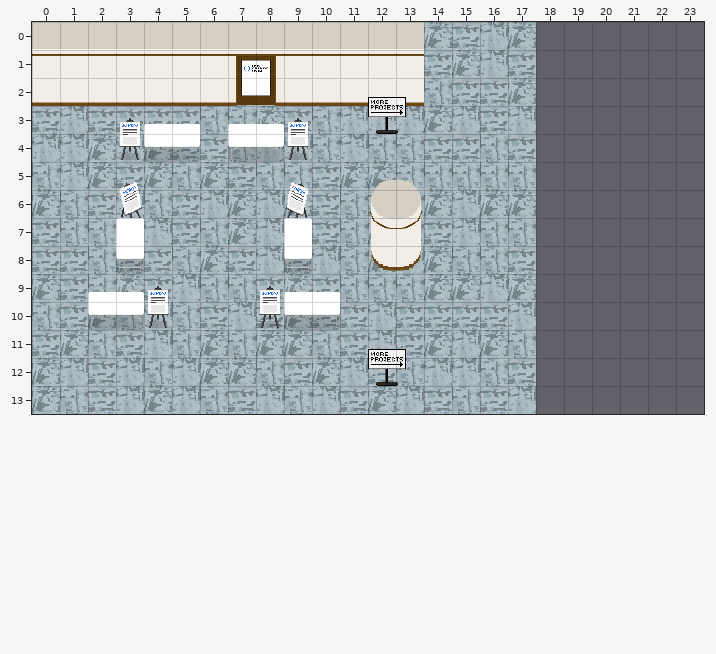
Tiled map (JSON) -- maps/UCC_Foyer_4.json. This is how it looked before the edit.
Cells are 32x32 px. Shown: x 0..23, y 0..13. The old version is drawn lined up with the new one.
And afterwards:
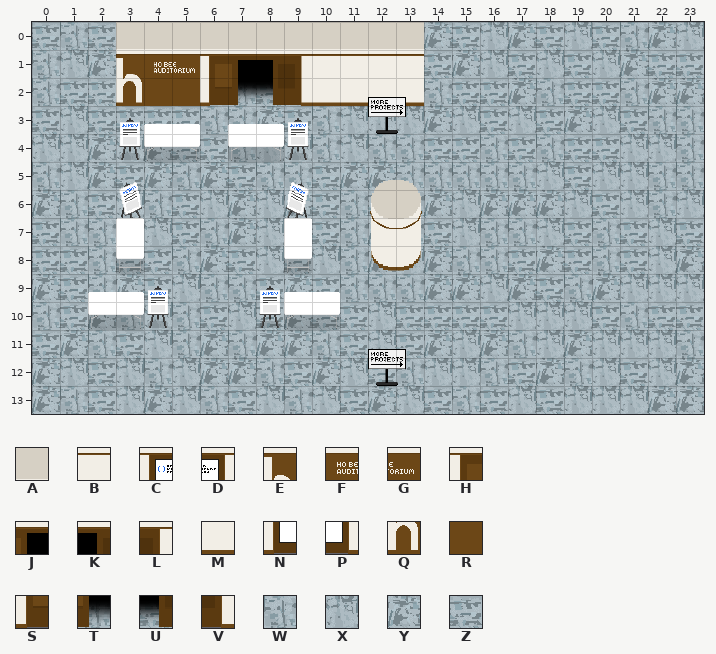
Key: from "Demo_Day": A 30, B 55, C 56, D 57, E 58, F 59, G 60, H 61, J 62, K 63, L 64, M 80, N 81, P 82, Q 83, R 84, S 86, T 87, U 88, V 89, W 225, X 226, Y 250, Z 251.
_ is an empty cell, . an unchanged one.
See-through tiles are keyed as they look on the map.
What changed:
map size 18x14 -> 24x14 cells
--- layer "floor"
@@ x 18..23 @@
- 0 ______
- 1 ______
- 2 ______
- 3 ______
- 4 ______
- 5 ______
- 6 ______
- 7 ______
- 8 ______
- 9 ______
-10 ______
-11 ______
-12 ______
-13 ______
+ 0 ZXZWYX
+ 1 XZXYZZ
+ 2 WZZWYY
+ 3 ZYXZWW
+ 4 WZZXXW
+ 5 XZXXWW
+ 6 YXZXWX
+ 7 XZWZXZ
+ 8 YZWZXY
+ 9 ZWYXXX
+10 XXZWZZ
+11 XYXXXW
+12 YWXZXY
+13 ZXXXYY
--- layer "walls"
@@ x 0..9 @@
- 0 AAA.......
- 1 BBBBBBBCDB
- 2 MMMMMMMNPM
+ 0 ___.......
+ 1 ___EFGHJKL
+ 2 ___QRRSTUV
Changed places in both pictures, as pixel boxes (x1, y1, x2, y2):
changed: (32, 22, 302, 106)
added: (536, 22, 704, 414)
